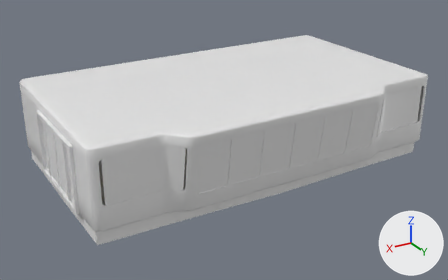
The FBX model Assets/FBX Files/command_center.fbx: old version first, new version second.
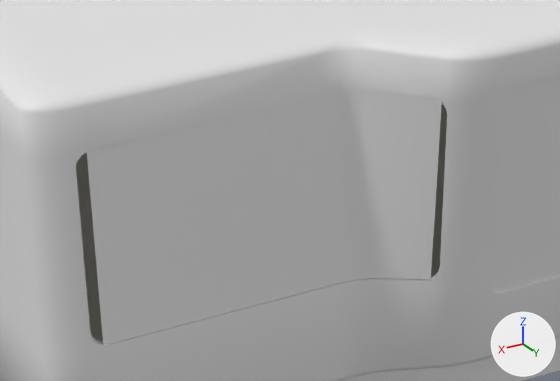
The first picture shows the older version from a camera (50 mm lens) standing at (13.21, 19.75, 11.14) and looking at (0.4, -1.61, 0.46). The close-ups show both versions on the part from 18% to 48% of the width and 44% to 77% of the height of that picture; other places that the commit changed are outside them. Arrows for +X, +Y and +Z are at lower right; the lights stay in place. Where no turn or scale is listed for an object, it has been applied to the vertices. Vertices at the same position are counted once.

The scene before the commit, as lines of its bpy script (objects in view):
```python
me_cube = bpy.data.meshes.new('Cube')
me_cube.from_pydata(...)  # 2026 vertices, 1499 faces; spans x -7.8..7.7, y -5.1..4.2, z -2.1..1.6
me_cube_012 = bpy.data.meshes.new('Cube.012')
me_cube_012.from_pydata(...)  # 39 vertices, 12 faces; spans x -1.27..-0.76, y 1.032..1.239, z -0.376..0.731
me_cube_012.materials.append(mat_glass)  # white #e7e7e7
# before: 0 (-1.245, 1.037, 0.02) at pixel (97, 276), 1 (-1.27, 1.032, 0.02), 7 (-0.778, 1.176, 0.019) at pixel (434, 215), 8 (-0.761, 1.195, 0.019) at pixel (449, 215), 9 (-1.245, 1.037, 0.731) at pixel (86, 148)
# before: 15 (-0.775, 1.224, 0.721) at pixel (441, 99), 16 (-1.245, 1.037, -0.374) at pixel (103, 345), 22 (-0.781, 1.15, -0.376) at pixel (430, 279), 23 (-1.27, 1.032, 0.647), 24 (-1.254, 1.035, 0.725)
# before: 25 (-1.262, 1.034, 0.706), 26 (-1.268, 1.032, 0.679), 27 (-0.76, 1.238, 0.636) at pixel (454, 114), 28 (-0.761, 1.239, 0.668) at pixel (453, 108), 29 (-0.764, 1.236, 0.695) at pixel (451, 104)
# before: 30 (-0.769, 1.231, 0.714) at pixel (446, 100), 31 (-1.27, 1.032, -0.289), 32 (-1.268, 1.032, -0.322), 33 (-1.262, 1.034, -0.349), 34 (-1.254, 1.035, -0.367)
# before: 35 (-0.762, 1.173, -0.293) at pixel (446, 265), 36 (-0.774, 1.157, -0.37) at pixel (436, 278), 37 (-0.768, 1.164, -0.352) at pixel (441, 275), 38 (-0.764, 1.17, -0.325) at pixel (444, 270)
me_plane = bpy.data.meshes.new('Plane')
me_plane.from_pydata(...)  # 120 vertices, 6 faces; spans x -4.24..4.09, y -0.16..0.16, z -1.12..1.18
me_plane.materials.append(mat_glass)  # white #e7e7e7
ob_cabin = bpy.data.objects.new('Cabin', me_cube)
ob_cabin.location = (-0.028, -1.263, 1.563)
ob_cube_008 = bpy.data.objects.new('Cube.008', me_cube_012)
ob_cube_008.location = (-0.125, -0.935, 1.55)
ob_cube_008.rotation_euler = (-3.142, 0.0, 0.0)  # degrees (-180, 0, 0)
ob_cube_008.scale = (-5.93, -2.96, -1.56)
ob_plane = bpy.data.objects.new('Plane', me_plane)
ob_plane.location = (-0.039, 2.691, 1.707)
```
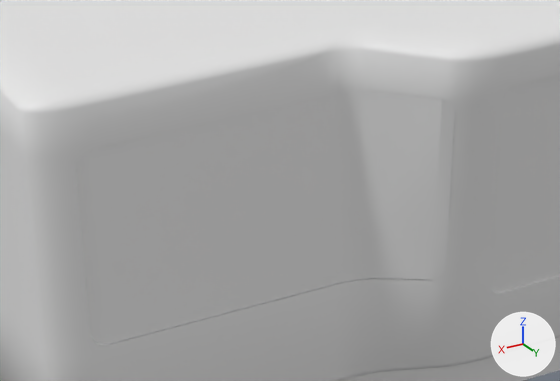
Where the newer file only moved an object's origin or applied its transform, the numbers keep the older frame.

Boxes (x1, y1, x2, y2) around the edits, measured in the close-ups (560 x 381 px):
part 1 of me_cube_012, added
    after: (76, 100, 455, 344)

The edits, one by one:
me_cube_012 has 39 vertices, 12 faces and spans x -1.27..-0.76, y 1.032..1.239, z -0.376..0.731.
me_cube_012 is used by ob_cube_008; location (-0.125, -0.935, 1.55); rotation (-3.142, 0.0, 0.0), in degrees (-180, 0, 0); scale (-5.93, -2.96, -1.56).
Verts and faces of me_cube_012; kept vertices keep their numbers, new ones are numbered from 39.
Part 1, on me_cube_012:
New faces: (7, 15, 30, 29, 28, 27, 8), (0, 16, 34, 33, 32, 31, 1), (7, 8, 35, 38, 37, 36, 22), (0, 1, 23, 26, 25, 24, 9).
